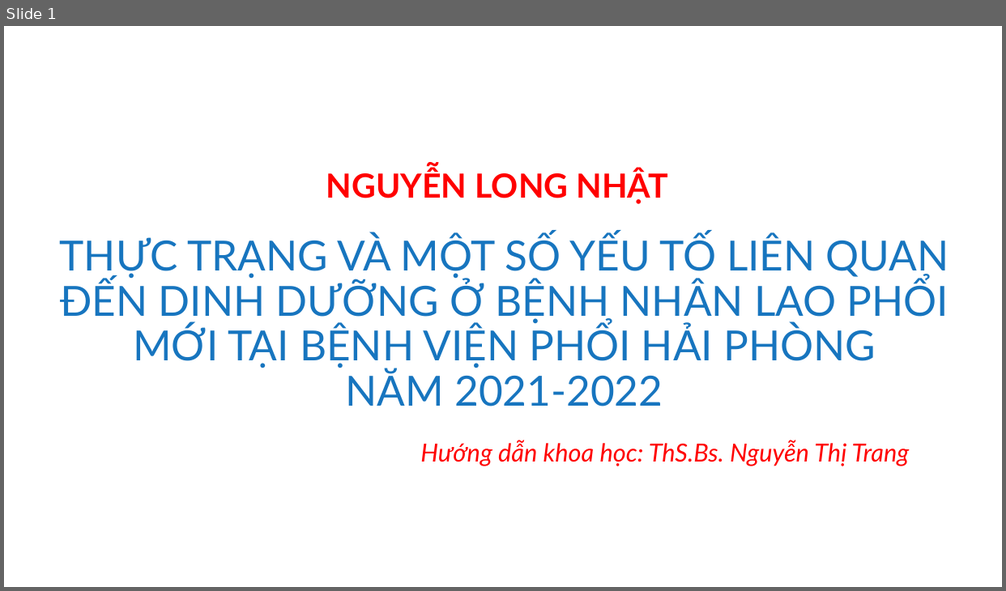
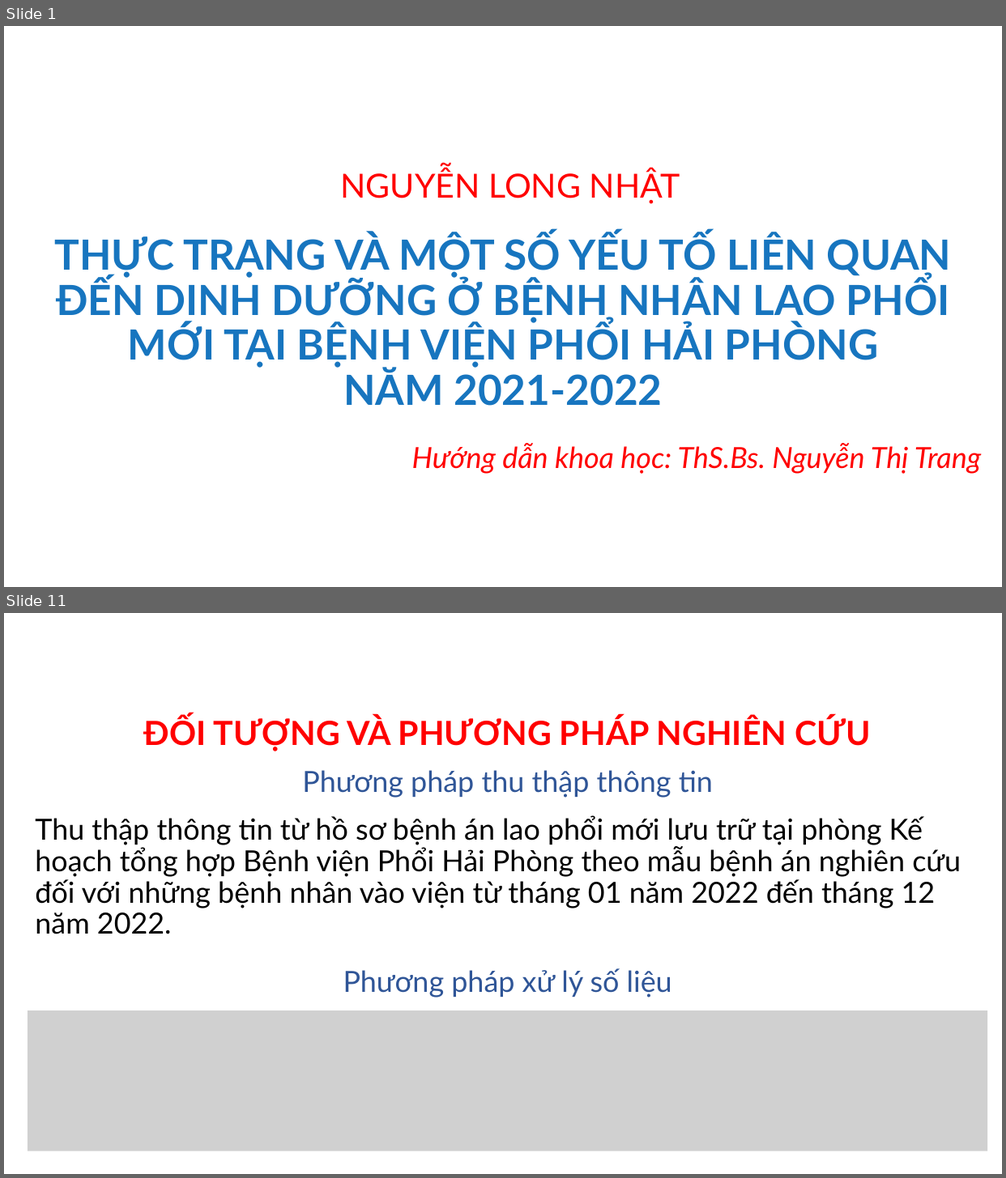
Before and after one commit to MedPocket/HPMUGraduation-thesis, a slide deck: Thuc-trang-va-mot-so-yeu-to-lien-quan-dinh-duong-BN-lao-phoi_Nhat-Nguyen.pptx. Shown one above the other, each under a label of ours: slide 1 before the commit, slides 1 and 11 after it; the slides between them are not shown. The pictures are 1006x591 and 1006x1178 pixels, drawn with LibreOffice and Linux fonts; fonts in the diff are those of the drawing; grey boxes stand for pictures; background and template pictures are left out. Boxes give left, top, right and bottom in pixels: in the first picture for what was removed or moved away, otherwise in the second. Text is boxed around its words. In the diff, an @@ line names an element or a change of style, - is before the commit and + after.

```diff
--- a/Thuc-trang-va-mot-so-yeu-to-lien-quan-dinh-duong-BN-lao-phoi_Nhat-Nguyen.pptx
+++ b/Thuc-trang-va-mot-so-yeu-to-lien-quan-dinh-duong-BN-lao-phoi_Nhat-Nguyen.pptx
@@ slide 11 added at [4, 613, 1002, 1174], background #FFFFFF @@
@@ title added at [144, 716, 870, 752], 32 pt, text #FF0000, bold @@
+ĐỐI TƯỢNG VÀ PHƯƠNG PHÁP NGHIÊN CỨU
@@ text added at [302, 770, 713, 798], 28 pt, text #2F5597 @@
+Phương pháp thu thập thông tin
@@ text added at [35, 815, 961, 935], 28 pt, text #000000 @@
+Thu thập thông tin từ hồ sơ bệnh án lao phổi mới lưu trữ tại phòng Kế hoạch tổng hợp Bệnh viện Phổi Hải Phòng theo mẫu bệnh án nghiên cứu đối với những bệnh nhân vào viện từ tháng 01 năm 2022 đến tháng 12 năm 2022.
@@ text added at [343, 969, 672, 998], 28 pt, text #2F5597 @@
+Phương pháp xử lý số liệu
@@ picture added at [28, 1012, 987, 1152] @@
@@ slide 1 changed as well @@
@@ text "NGUYỄN LONG NHẬT": place and size @@
-text "NGUYỄN LONG NHẬT" at [326, 169, 669, 204]
+text "NGUYỄN LONG NHẬT" at [341, 169, 680, 204]
@@ text "NGUYỄN LONG NHẬT" at [341, 169, 680, 204]: bold off; alignment left to centre @@
@@ title "THỰC TRẠNG VÀ MỘT SỐ ..." at [55, 234, 952, 406]: bold on @@
@@ text "Hướng dẫn khoa học: ThS.Bs. ...": place and size @@
-text "Hướng dẫn khoa học: ThS.Bs. ..." at [420, 440, 910, 467]
+text "Hướng dẫn khoa học: ThS.Bs. ..." at [412, 443, 981, 474]
@@ text "Hướng dẫn khoa học: ThS.Bs. ..." at [412, 443, 981, 474]: size 24 to 28 pt; alignment left to right @@
```
Also in this commit, not shown: 46 other slides added, 1 other file.
